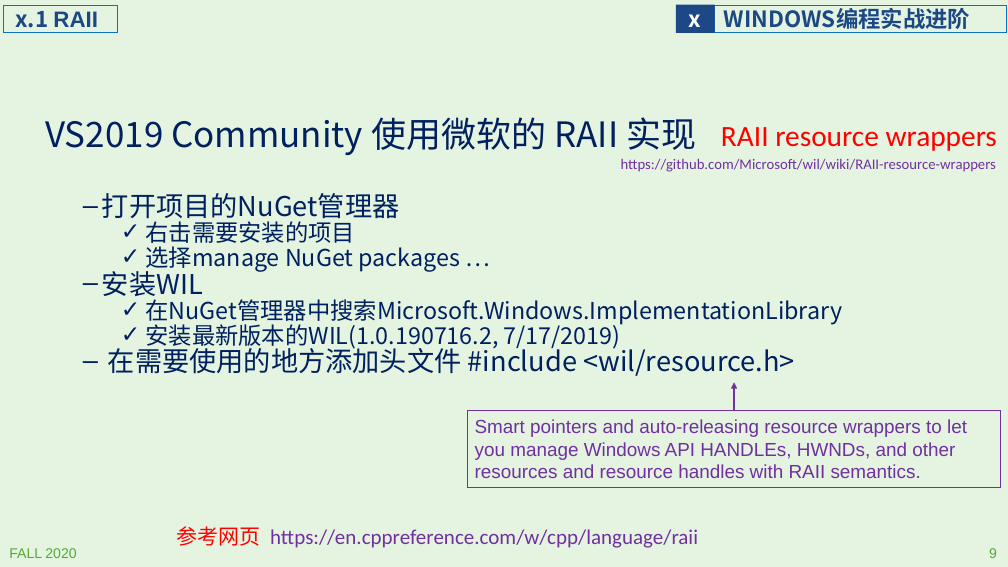
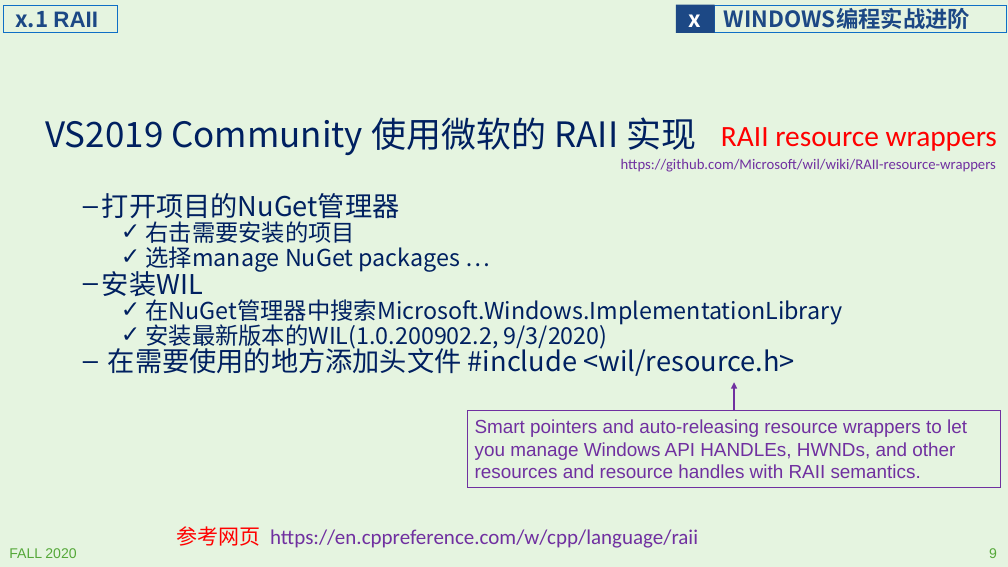
Before and after one commit to principleWindows/win-principle-2020, a slide deck: slide 9 of slides/instruction/principleWindows_extra.pptx. Drawn at 1008x567 pixels with LibreOffice and Linux fonts; fonts in the diff are those of the drawing. Boxes give left, top, right and bottom in pixels: in the first picture for what was removed or moved away, otherwise in the second. Text is boxed around its words. In the diff, an @@ line names an element or a change of style, - is before the commit and + after.

Commit message:
!19 简化了一些步骤，解决了解析应用包时出错的问题
* Using the new .pptx file to replace the original.
* rename principleWindows_extra.pptx to
* Delete the .pptx file and will add again to fix
* fix .pptx conflict
* Add a .ppt file to see if it is compatible.
* fix：
* Merge branch 'master' of https://gitee.com/WTBantoe/win-principle-2020…
* fix: Solve the problem of "Error in parsing the app package".
* Update the newest version of wil.
* Merge branch 'master' of https://gitee.com/WTBantoe/win-principle-2020…
* Add some translation, simplify some steps.

```diff
--- a/slides/instruction/principleWindows_extra.pptx
+++ b/slides/instruction/principleWindows_extra.pptx
@@ text at [145,320,608,350]: text changed @@
-    ✓ 安装最新版本的WIL(1.0.190716.2, 7/17/2019)
+    ✓ 安装最新版本的WIL(1.0.200902.2, 9/3/2020)
```
Also in this commit, not shown: 9 other files.
